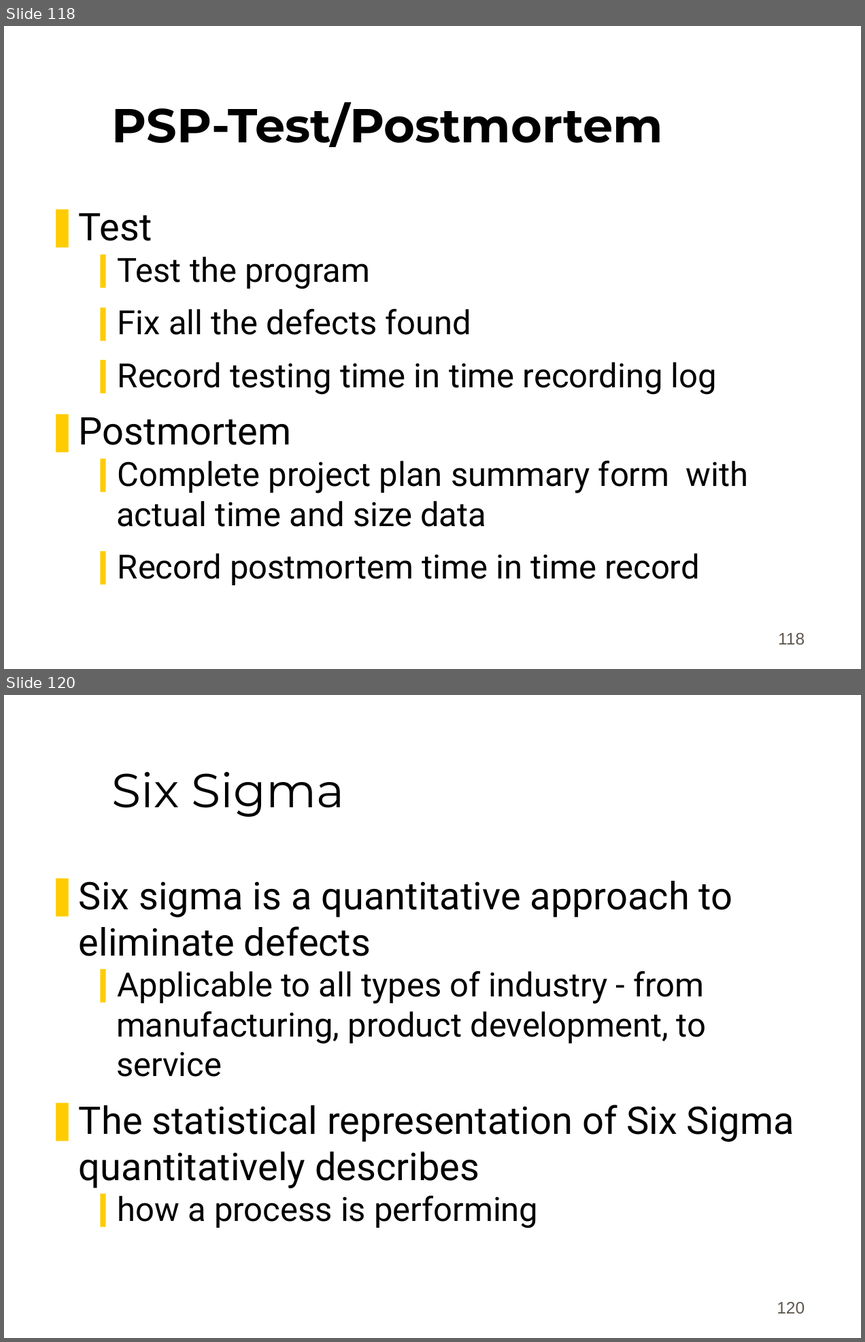
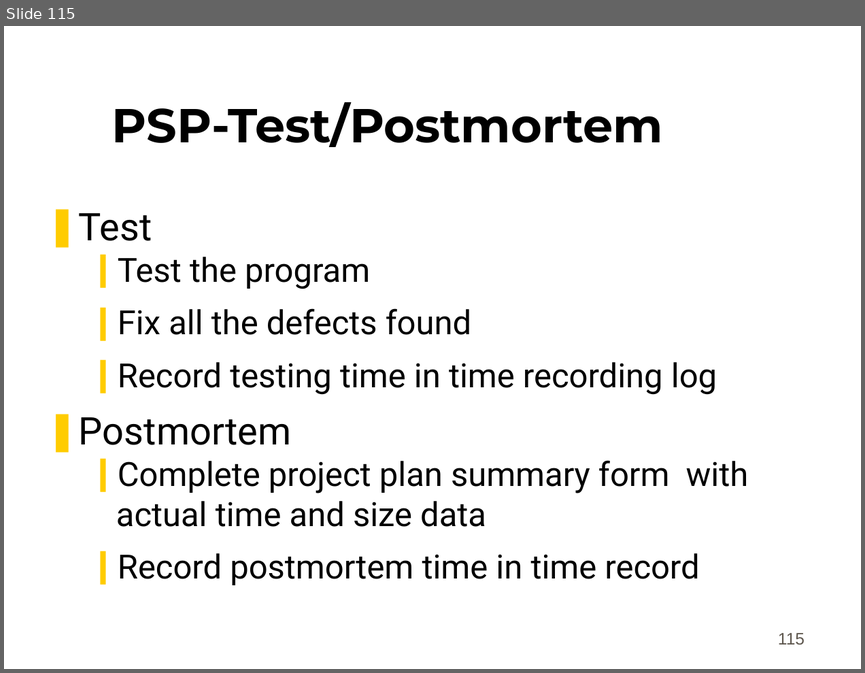
Before and after one commit to mananmongia/clg, a slide deck: SE/lect14.ppt. Shown one above the other, each under a label of ours: slides 118 and 120 before the commit, slide 115 after it; the slides between them are not shown. The pictures are 865x1342 and 865x673 pixels, drawn with LibreOffice and Linux fonts; fonts in the diff are those of the drawing; background and template pictures are left out. Boxes give left, top, right and bottom in pixels: in the first picture for what was removed or moved away, otherwise in the second. Text is boxed around its words. In the diff, an @@ line names an element or a change of style, - is before the commit and + after.

```diff
--- a/SE/lect14.ppt
+++ b/SE/lect14.ppt
@@ slide 120 removed at [4, 695, 861, 1338], background #FFFFFF @@
@@ title removed at [112, 772, 345, 817] @@
-Six Sigma
@@ text removed at [79, 881, 794, 1228] @@
-❚ Six sigma is a quantitative approach to eliminate defects
-  ❙ Applicable to all types of industry - from manufacturing, product development, to service
-❚ The statistical representation of Six Sigma quantitatively describes
-  ❙ how a process is performing
@@ page number removed at [776, 1302, 804, 1313] @@
-120
@@ what was slide 118 is now slide 115 @@
@@ page number at [778, 633, 804, 645]: text changed @@
-118
+115
```
Also in this commit, not shown: 56 slides changed, 5 other slides removed, 11 other files.
